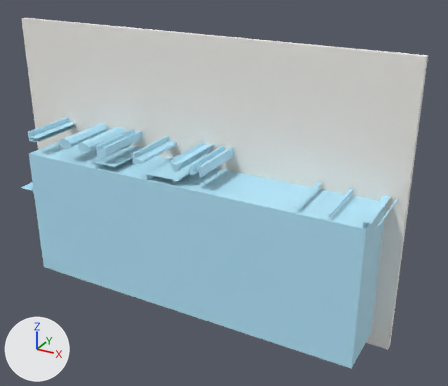
A saved change to the glTF model version two/out_3d_improved_colour/30_4.glb.
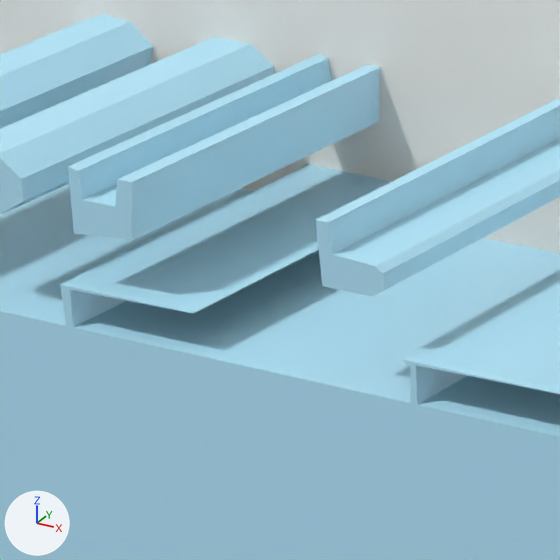
Old and new are each drawn whole from a 50 mm lens placed at (12.52, -12.08, 8.96), pointed at (6.08, -0.36, 3.1) and again close up on the part from 19% to 37% of the width and 31% to 53% of the height. Every picture has the same lights, and +X, +Y and +Z are marked at lower left. Where no turn or scale is listed for an object, it has been applied to the vertices. Vertices at the same position are counted once.

Names of what the first close-up shows: 'geometry_0'.
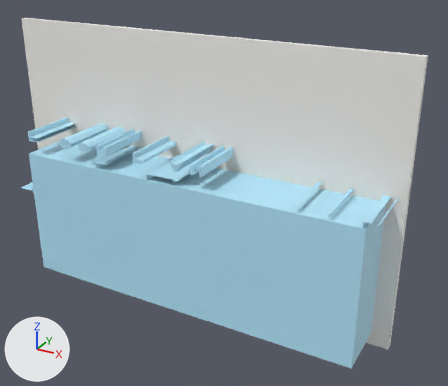
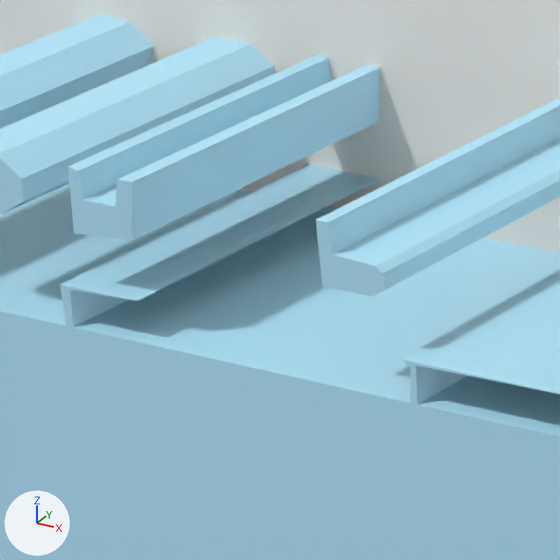
What differs and where, as boxes (x1, y1, x2, y2) in the close-ups (560 x 560 px; the box of a moved part takes in the faces that stretch with it):
part 1 of me_geometry_0, moved or reshaped: before (0, 37, 392, 313); after (60, 165, 381, 301)

What the commit changed:
me_geometry_0 has 208 vertices, 368 faces and spans x 0.0..10.23, y -1.56..0.0, z 0.0..6.65.
me_geometry_0 is used by ob_geometry_0; location (0.0, 0.0, 0.0).
me_geometry_0 part 1: 18 of 208 vertices moved; they spanned x 2.79..3.85, y -1.56..-0.15, z 3.75..4.18 and now span x 1.2..3.61, y -1.56..-0.15, z 3.75..4.18; mean shift (-1.5, 0.0, -0.02); largest move (3.15, -0.15, 4.11) -> (1.27, -0.15, 4.04).
